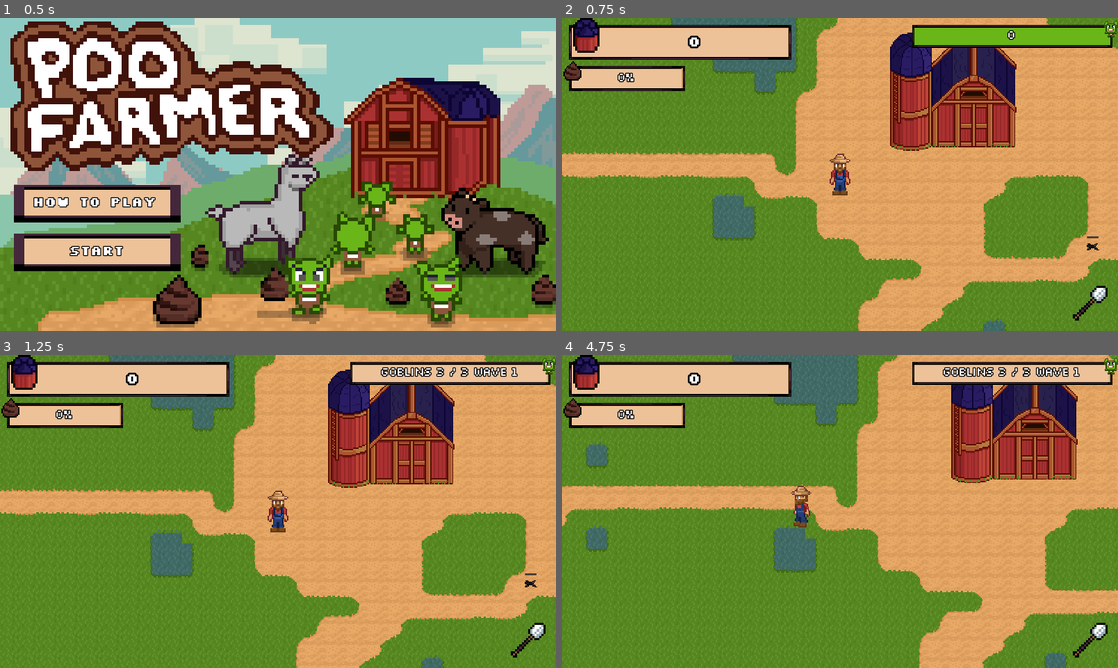
Above: before the commit, frames 1-4 (two rows, left to right).
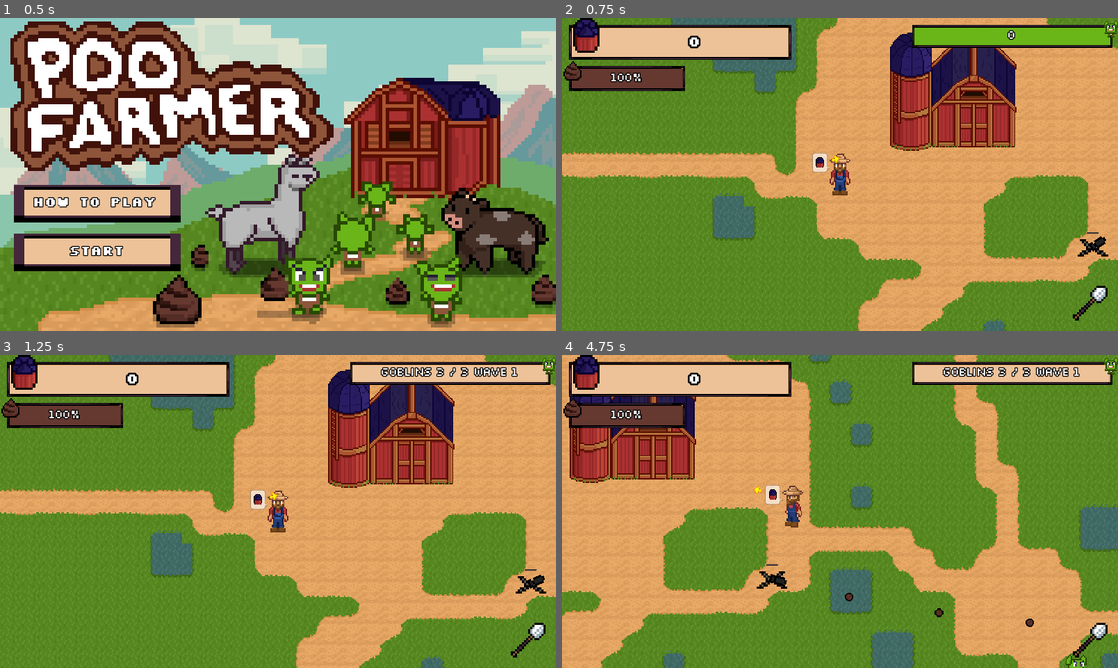
Above: after the commit, the same moments.

Repository: astro-panda/poo-farmer
Game: Godot game, scene res://Scenes/Main.tscn
The game is run twice, just before and just after one commit, with the same random seed, the same clock (stepped at 60 frames per second) and the same inputs.
Inputs (mouse positions are in pixels of both pictures, inside the frame that each line leads up to):
- Up to frame 1 (0.5 s): no input
- Up to frame 2 (0.75 s): click "Start" at 0.5 s
- Up to frame 3 (1.25 s): no input
- Up to frame 4 (4.75 s): tap Enter at 1.25 s; move the mouse to (962, 495) at 1.27 s; press the mouse at (962, 495) at 1.28 s; hold Right (move_right) 1.28-2.03 s; tap Space (ui_select) at 1.52, 2.27, 3.77, 4.52 s; move the mouse to (728, 527) at 2.02 s; release the mouse at (728, 527) at 2.03 s; hold Down (move_down) 2.03-2.78 s; tap Keypad 0 (deep_pockets) at 2.1 s; click (728, 527) at 2.3 s; move the mouse to (895, 442) at 2.77 s; press the mouse at (895, 442) at 2.78 s; hold Right (move_right) 2.78-3.53 s; tap 9 (gobodar) at 2.85 s; move the mouse to (812, 574) at 3.52 s; release the mouse at (812, 574) at 3.53 s; hold Up (move_up) 3.53-4.28 s; tap 5 (launcher) at 3.6 s; click (812, 574) at 3.8 s; move the mouse to (1006, 558) at 4.27 s; hold Left (move_left) from 4.28 s (still down); hold Alt (modifier) from 4.28 s (still down); click (1006, 558) at 4.55 s

Frame 1 is identical in both runs. In frame 2, 1.5% of the frame differs, in the area x 1-99%, y 16-77%; in frame 3, 1.5%; in frame 4, 60%, in the area x 0-100%, y 0-100%.
Error before the commit: Invalid call. Nonexistent function 'shoot' in base 'Node2D (PooterArsenal.gd)'. (res://Scripts/Player.gd:48)
Error after the commit: Invalid get index 'Null' (on base: 'Dictionary'). (res://Scripts/Pooters/PooterArsenal.gd:33)

Commit message:
Fix firing and targeting mechanics for turrets

Diff:
--- a/poofarmer/Scenes/Main.tscn
+++ b/poofarmer/Scenes/Main.tscn
@@ -19,6 +19,7 @@
 [ext_resource path="res://Scripts/GnomePath.gd" type="Script" id=17]
 [ext_resource path="res://Scripts/PooPelletsManager.gd" type="Script" id=18]
 [ext_resource path="res://Scenes/UI/StartScreen.tscn" type="PackedScene" id=19]
+[ext_resource path="res://Scenes/Goblin.tscn" type="PackedScene" id=20]
 
 [sub_resource type="RectangleShape2D" id=1]
 extents = Vector2( 1536, 1536 )
@@ -139,7 +140,7 @@
 
 [node name="PooSpawner" parent="." instance=ExtResource( 15 )]
 
-[node name="PooPelletsManager" type="Node2D" parent="."]
+[node name="PooPelletsManager" type="Node2D" parent="." groups=["poo_pellets_manager"]]
 script = ExtResource( 18 )
 poo_pellets = ExtResource( 11 )
 
@@ -195,6 +196,7 @@
 __meta__ = {
 "_edit_group_": true
 }
+currentHoldAmount = 10
 
 [node name="ModalWindow" parent="Player" instance=ExtResource( 9 )]
 visible = false
@@ -225,6 +227,18 @@
 
 [node name="Turret" parent="." instance=ExtResource( 16 )]
 position = Vector2( 1697, 1702 )
+
+[node name="Goblin" parent="Turret" instance=ExtResource( 20 )]
+position = Vector2( -231, 298 )
+
+[node name="Goblin2" parent="Turret" instance=ExtResource( 20 )]
+position = Vector2( 222, 168 )
+
+[node name="Goblin3" parent="Turret" instance=ExtResource( 20 )]
+position = Vector2( 148, -152 )
+
+[node name="Goblin4" parent="Turret" instance=ExtResource( 20 )]
+position = Vector2( 148, -152 )
 
 [connection signal="store_opened" from="GnomePath/PathFollow2D/Gnome" to="Store" method="_on_Gnome_store_opened"]
 [connection signal="firePoo" from="Player" to="PooPelletsManager" method="_on_Player_firePoo"]
--- a/poofarmer/Scenes/Turrets/Turret.tscn
+++ b/poofarmer/Scenes/Turrets/Turret.tscn
@@ -1,44 +1,51 @@
-[gd_scene load_steps=7 format=2]
+[gd_scene load_steps=8 format=2]
 
 [ext_resource path="res://Images/turrets/turret_base.png" type="Texture" id=1]
 [ext_resource path="res://Scripts/Turret.gd" type="Script" id=2]
 [ext_resource path="res://Images/turrets/turrent_pistol.png" type="Texture" id=3]
 [ext_resource path="res://Scenes/Pooters/Pooter.tscn" type="PackedScene" id=4]
+[ext_resource path="res://Audio/Weapons/Pistol.wav" type="AudioStream" id=5]
 
 [sub_resource type="CircleShape2D" id=2]
 radius = 8.06226
 
 [sub_resource type="CircleShape2D" id=1]
-radius = 282.214
+radius = 454.0
 
 [node name="Turret" type="Area2D"]
+collision_layer = 4
+collision_mask = 11
 script = ExtResource( 2 )
 turret_head_texture = ExtResource( 3 )
 ammo = 200
 
 [node name="BodyCollision" type="CollisionShape2D" parent="."]
+scale = Vector2( 2.5, 2.5 )
 shape = SubResource( 2 )
 
 [node name="AmmoBar" type="ProgressBar" parent="."]
 margin_left = -4.0
-margin_top = -21.0
-margin_bottom = -7.0
+margin_top = -26.0
+margin_bottom = -12.0
 rect_rotation = 89.9999
 rect_scale = Vector2( 0.599999, 1 )
 rect_pivot_offset = Vector2( 1, 10 )
 
 [node name="TurretBase" type="Sprite" parent="."]
 position = Vector2( 0, -1 )
+scale = Vector2( 2.5, 2.5 )
 texture = ExtResource( 1 )
 
 [node name="Visibility" type="Area2D" parent="."]
+collision_layer = 0
+collision_mask = 8
 
 [node name="CollisionShape2D" type="CollisionShape2D" parent="Visibility"]
-visible = false
 shape = SubResource( 1 )
 
 [node name="Head" type="Node2D" parent="."]
 rotation = -1.41895
+scale = Vector2( 2.5, 2.5 )
 
 [node name="TurretHead" type="Sprite" parent="Head"]
 rotation = 3.14159
@@ -47,3 +54,4 @@
 
 [node name="Pooter" parent="Head" instance=ExtResource( 4 )]
 currentFireMode = 1
+poot_sounds = [ ExtResource( 5 ) ]
--- a/poofarmer/Scripts/Main.gd
+++ b/poofarmer/Scripts/Main.gd
@@ -21,7 +21,7 @@
 
 func reset():
 	get_tree().call_group("poo", "queue_free")
-	get_tree().call_group("goblin", "queue_free")
+	#get_tree().call_group("goblin", "queue_free")
 
 	if animal_spawner != null:
 		animal_spawner.queue_free()
--- a/poofarmer/Scripts/Pooters/Pooter.gd
+++ b/poofarmer/Scripts/Pooters/Pooter.gd
@@ -14,14 +14,16 @@
 export var cost: float = 1
 
 onready var player = get_tree().get_nodes_in_group("player")[0]
-onready var poot_player = $Poot
+onready var poot_player = $PootSound
+onready var poo_pellets_manager = get_tree().get_nodes_in_group("poo_pellets_manager")[0]
 
 # Called when the node enters the scene tree for the first time.
 func _ready():
 	cost *= player.holdCapacity
 	$FireCooldown.wait_time = cooldown
+	connect("firePoo", poo_pellets_manager, "_on_Player_firePoo")
 
-func shoot(currentAmmo: float, inifite_ammo: bool):
+func shoot(target: Vector2, currentAmmo: float, inifite_ammo: bool):
 	if enabled && (currentAmmo >= cost || inifite_ammo):
 		if !inifite_ammo:
 			currentAmmo -= cost
@@ -31,7 +33,6 @@
 		poo_pellets_instance.poo_speed = pooSpeed
 		poo_pellets_instance.distance = pooDistance
 
-		var target = get_global_mouse_position()
 		var direction_to_mouse = global_position.direction_to(target).normalized()
 		emit_signal("firePoo", poo_pellets_instance, global_position, direction_to_mouse, target, currentFireMode)
 		enabled = false
--- a/poofarmer/Scripts/Pooters/PooterArsenal.gd
+++ b/poofarmer/Scripts/Pooters/PooterArsenal.gd
@@ -32,5 +32,6 @@
 func select_weapon(type: FireMode):
 	currentWeapon = pooters[type]
 
-func fire():
-	currentWeapon.shoot(ammo, infinite_ammo)
+
+func shoot():
+	currentWeapon.shoot(get_global_mouse_position(), ammo, infinite_ammo)
--- a/poofarmer/Scripts/Turret.gd
+++ b/poofarmer/Scripts/Turret.gd
@@ -12,26 +12,31 @@
 
 # Called every frame. 'delta' is the elapsed time since the previous frame.
 func _physics_process(delta):
-	if !current_target:
-		acquire_target()
-	else:
-		fire()
+	acquire_target()
+	fire()
 
 func fire():
-	$Head/Pooter.poot()
+	if current_target:
+		$Head/Pooter.shoot(current_target.global_position, ammo, false)
 
 func acquire_target():
+	var closest_enemy
+	var enemies = []
+	var overlaps = $Visibility.get_overlapping_bodies()
+
+	for overlap in overlaps:
+		if overlap.is_in_group("enemy"):
+			enemies.push_back(overlap)
+
+	var target_in_range = enemies.find(current_target)
+
+	if target_in_range < 0:
+		current_target = null
+
 	if !current_target:
-		var enemies = []
-		var overlaps = get_overlapping_bodies()
-
-		for overlap in overlaps:
-			if overlap.is_in_group("enemy"):
-				enemies.push_back(overlap)
-
 		if enemies.size() > 0:
 			# Assuming the first is the closest only to validate in a moment
-			var closest_enemy = enemies[0];
+			closest_enemy = enemies[0];
 			var assumed_closest_distance = 0;
 			var current_enemy_distance = 0;
 
@@ -42,6 +47,9 @@
 				if current_enemy_distance < assumed_closest_distance:
 					closest_enemy = enemy
 
-			global_rotation = global_position.angle_to_point(closest_enemy.global_position) + 1.5708
+			current_target = closest_enemy
+	else:
+		closest_enemy = current_target
 
-			current_target = closest_enemy
+	if closest_enemy:
+		$Head.global_rotation = $Head.global_position.angle_to_point(closest_enemy.global_position) - 1.5708
--- a/poofarmer/project.godot
+++ b/poofarmer/project.godot
@@ -89,6 +89,7 @@
 config/name="Poo Farmer"
 run/main_scene="res://Scenes/Main.tscn"
 boot_splash/image="res://Images/TitleScreen.png"
+boot_splash/use_filter=false
 config/icon="res://Images/Crap-export.png"
 
 [display]
Not shown: 1 places in poofarmer/Scenes/Main.tscn that only renumber resources
